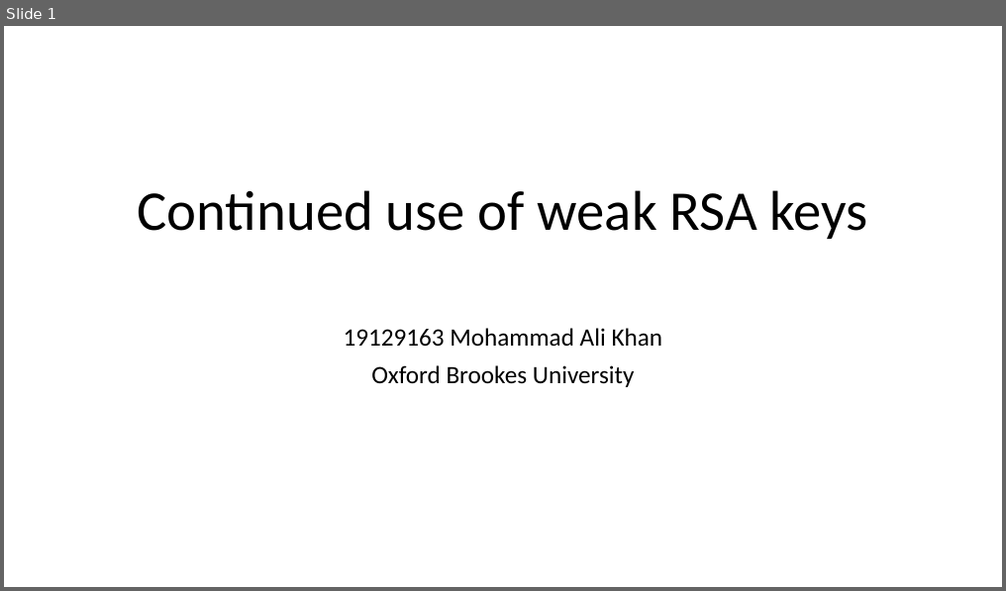
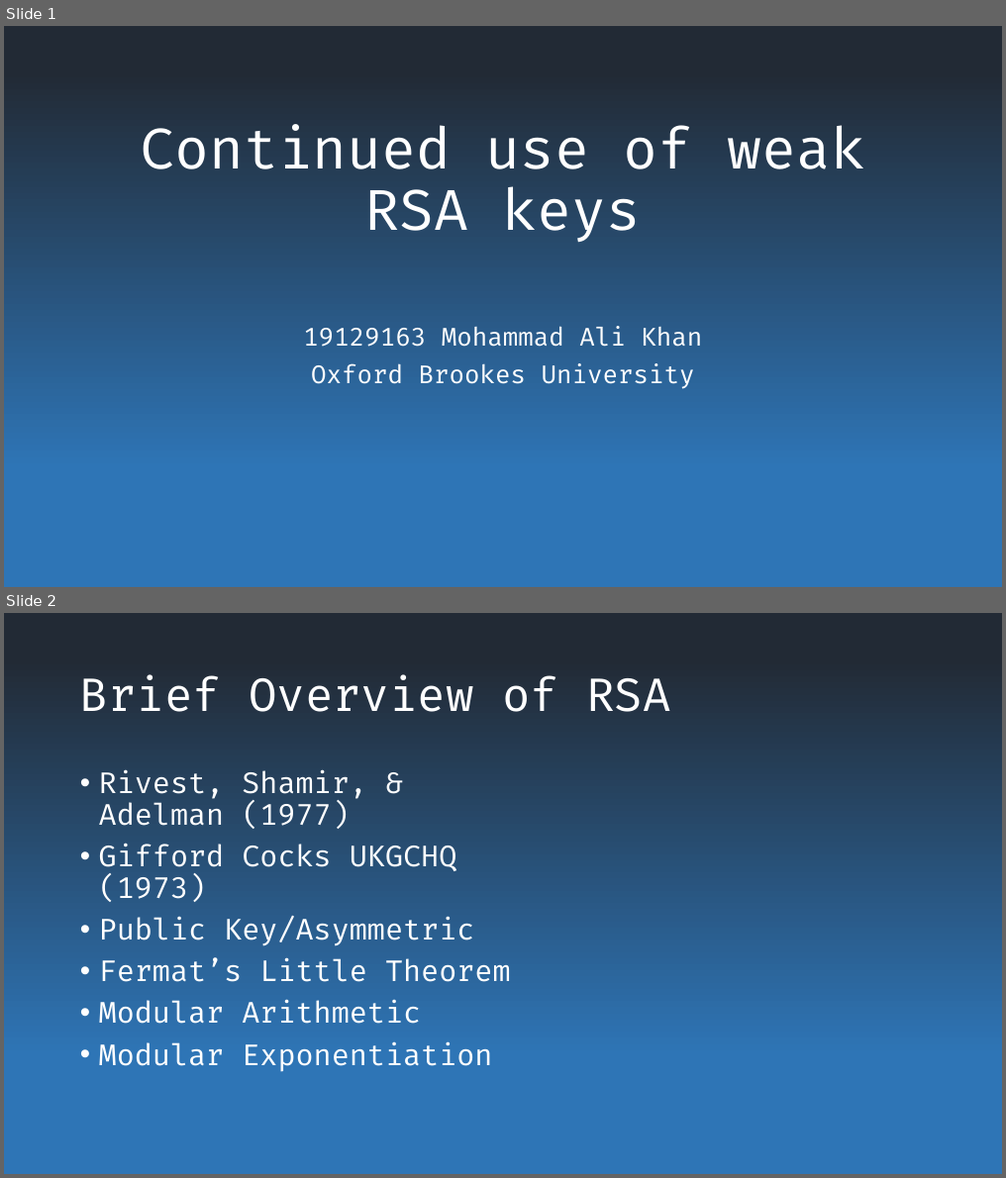
Before and after one commit to mhdl1991/19129163_TECH7009_repo, a slide deck: Continued use of weak RSA keys.pptx. Shown one above the other, each under a label of ours: slide 1 before the commit, slides 1 and 2 after it. The pictures are 1006x591 and 1006x1178 pixels, drawn with LibreOffice and Linux fonts; fonts in the diff are those of the drawing. Boxes give left, top, right and bottom in pixels: in the first picture for what was removed or moved away, otherwise in the second. Text is boxed around its words. In the diff, an @@ line names an element or a change of style, - is before the commit and + after.

```diff
--- a/Continued use of weak RSA keys.pptx
+++ b/Continued use of weak RSA keys.pptx
@@ slide 2 added at [4,613,1002,1174], background gradient #222A35 to #2E75B6 @@
@@ title added at [80,674,670,712], 44 pt, text #FFFFFF @@
+Brief Overview of RSA
@@ text added at [99,769,511,1072], 28 pt, text #FFFFFF @@
+• Rivest, Shamir, & Adelman (1977)
+• Gifford Cocks UKGCHQ (1973)
+• Public Key/Asymmetric
+• Fermat’s Little Theorem
+• Modular Arithmetic
+• Modular Exponentiation
@@ slide 1 changed as well @@
@@ background #FFFFFF to gradient #222A35 to #2E75B6 @@
@@ title "Continued use of weak RSA ..." at [141,125,864,243]: font Calibri to Fira Code, text colour #000000 to #FFFFFF @@
@@ subtitle "19129163 Mohammad Ali Khan" at [303,326,702,389]: font Calibri to Fira Code, text colour #000000 to #FFFFFF @@
```
Also in this commit, not shown: 3 other slides added, 1 slide removed.
